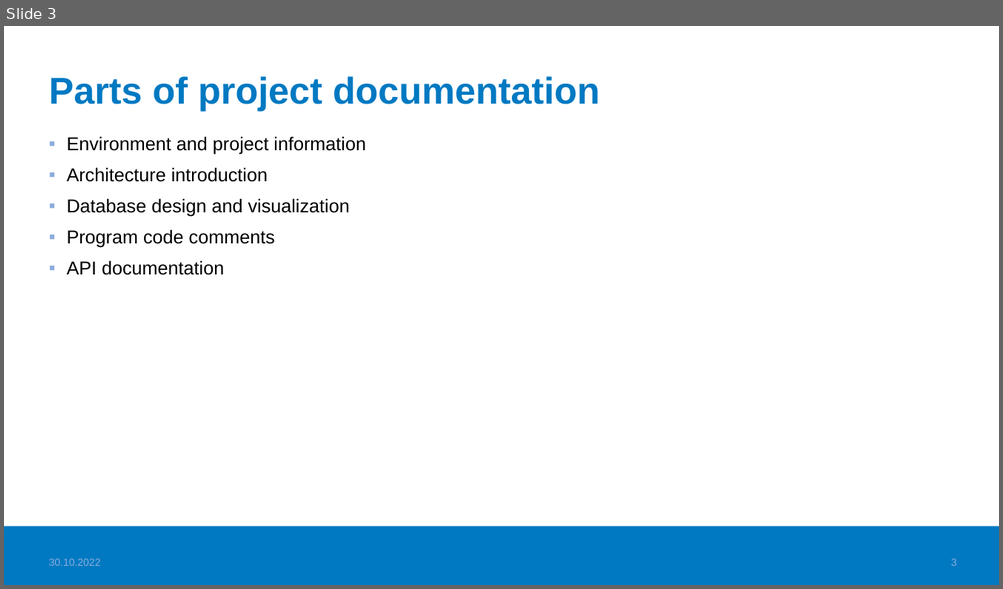
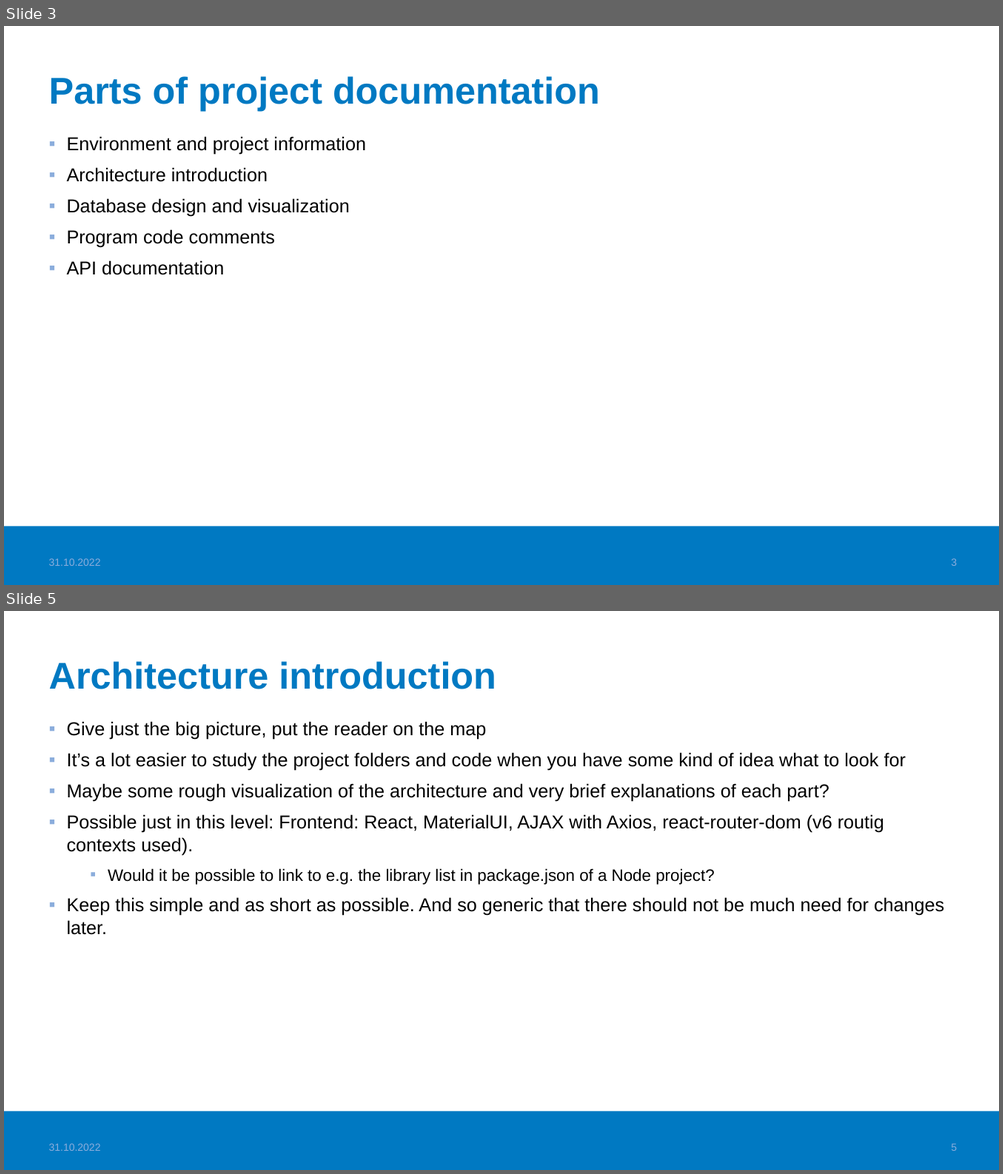
Before and after one commit to haagahelia/ohke-teknologiat, a slide deck: 06_ohjelmistoarkkitehtuurit_ja_patternit/documentation_principles_for_sw_projects.pptx. Shown one above the other, each under a label of ours: slide 3 before the commit, slides 3 and 5 after it; the slides between them are not shown. The pictures are 1003x589 and 1003x1174 pixels, drawn with LibreOffice and Linux fonts; fonts in the diff are those of the drawing; background and template pictures are left out. Boxes give left, top, right and bottom in pixels: in the first picture for what was removed or moved away, otherwise in the second. Text is boxed around its words. In the diff, an @@ line names an element or a change of style, - is before the commit and + after.

Commit message:
Project documentation philosophy added

```diff
--- a/06_ohjelmistoarkkitehtuurit_ja_patternit/documentation_principles_for_sw_projects.pptx
+++ b/06_ohjelmistoarkkitehtuurit_ja_patternit/documentation_principles_for_sw_projects.pptx
@@ slide 5 added at <box>4,611,999,1170</box>, background #FFFFFF; not listed: 1 template element that a slide beside it also shows @@
@@ title added at <box>49,661,496,689</box>, 36 pt, text #0079C2, bold @@
+Architecture introduction
@@ text added at <box>67,721,944,935</box>, 18 pt, text #000000 @@
+▪ Give just the big picture, put the reader on the map
+▪ It’s a lot easier to study the project folders and code when you have some kind of idea what to look for
+▪ Maybe some rough visualization of the architecture and very brief explanations of each part?
+▪ Possible just in this level: Frontend: React, MaterialUI, AJAX with Axios, react-router-dom (v6 routig contexts used).
+  ▪ Would it be possible to link to e.g. the library list in package.json of a Node project?
+▪ Keep this simple and as short as possible. And so generic that there should not be much need for changes later.
@@ text added at <box>49,1144,101,1151</box>, 10 pt, text #8BADDC @@
+31.10.2022
@@ page number added at <box>950,1144,956,1151</box>, 10 pt, text #8BADDC @@
+5
@@ slide 3 changed as well @@
@@ text at <box>49,559,101,566</box>: text changed @@
-30.10.2022
+31.10.2022
```
Also in this commit, not shown: 2 other slides changed, 2 other slides added, 1 other file.
